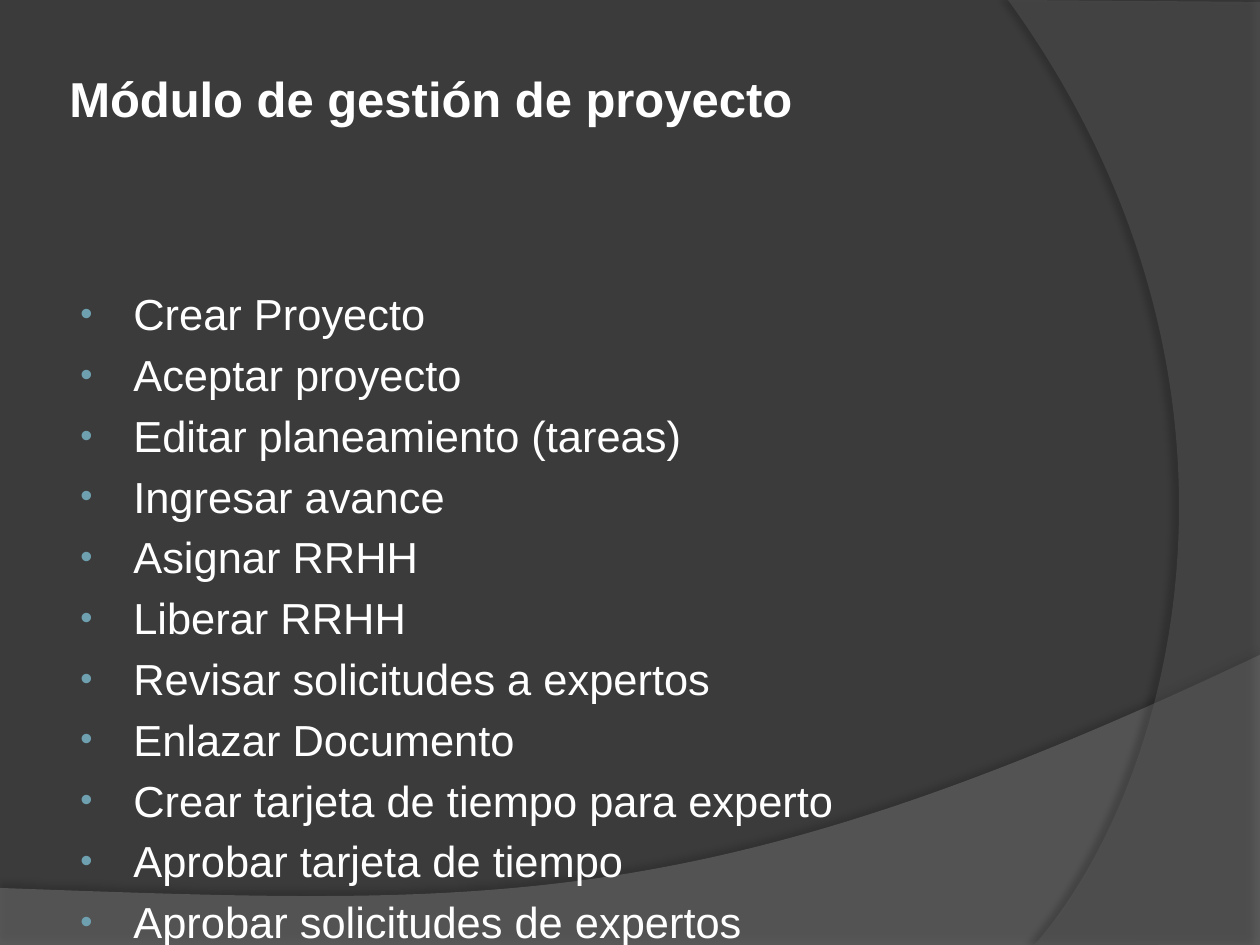
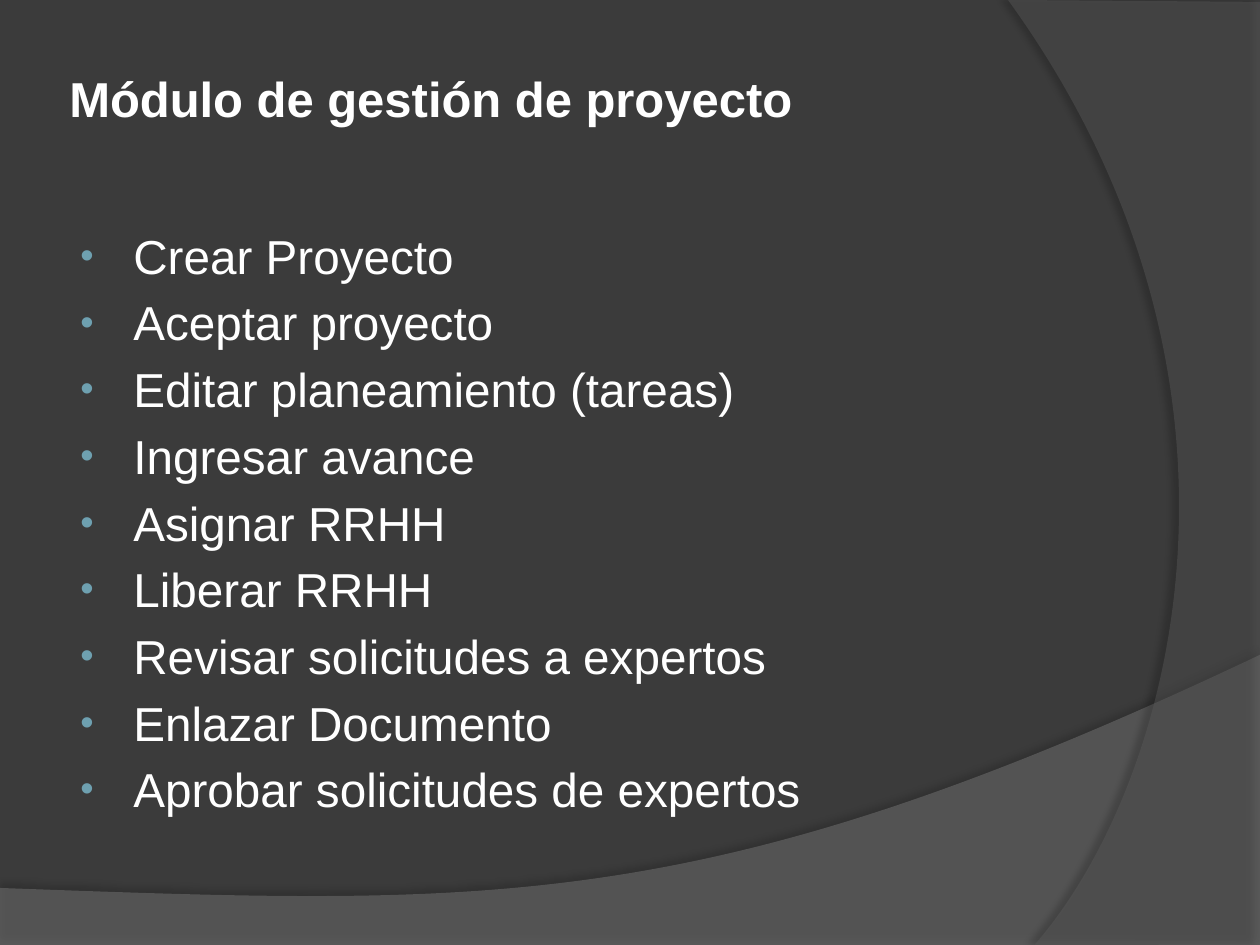
Before and after one commit to jmoics/JX_Market, a slide deck: slide 33 of JX_Market/trunk/Tesis 03_09_2012.pptx. Drawn at 1260x945 pixels with LibreOffice and Linux fonts; fonts in the diff are those of the drawing. Boxes give left, top, right and bottom in pixels: in the first picture for what was removed or moved away, otherwise in the second. Text is boxed around its words. In the diff, an @@ line names an element or a change of style, - is before the commit and + after.

```diff
--- a/JX_Market/trunk/Tesis 03_09_2012.pptx
+++ b/JX_Market/trunk/Tesis 03_09_2012.pptx
@@ text "Crear Proyecto" at box(133, 240, 801, 817): size 24.8 to 27.2 pt @@
@@ text at box(133, 785, 833, 886): paragraphs removed @@
-• Crear tarjeta de tiempo para experto
-• Aprobar tarjeta de tiempo
```
Also in this commit, not shown: 7 other slides changed, 2 slides added, 1 other file.
